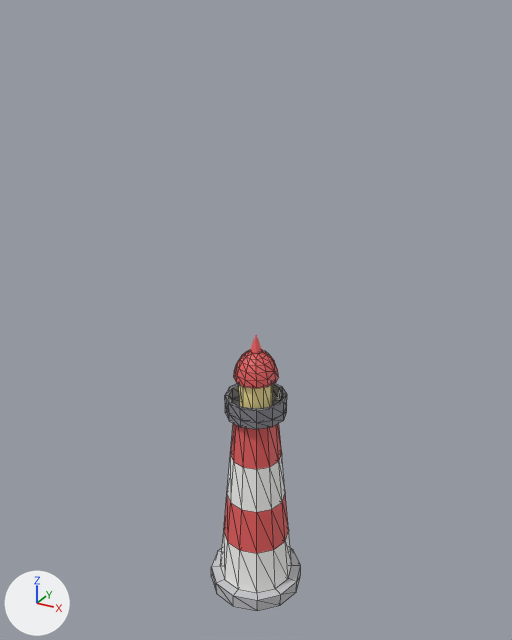
One commit to the glTF model public/studio/v2.15.0/d_lighthouse/model.glb: the scene before it, then after it.
Rendered twice from a 50 mm lens placed at (5.04, -9.17, 9.92), pointed at (-0.09, 0.16, 5.25). Arrows for +X, +Y and +Z are at lower left; the lights stay in place. The older version comes first. Mesh edges are drawn as thin lines on the coarser meshes. Where no turn or scale is listed for an object, it has been applied to the vertices.

Objects in the first picture: 'part0', 'part1', 'part2', 'part3', 'part4', 'part5', 'part6', 'part7', 'part8' and 1 more.
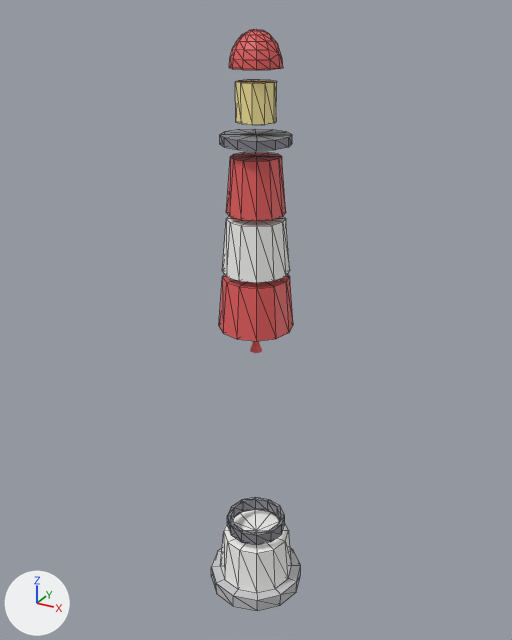
The change, as a list of edits to the scene's bpy script:
```text
Change me_geometry_2:
    used by ob_part2; location = (0.0, 0.0, 0.0)
    remove me_geometry_2.from_pydata(...)  # 26 vertices, 48 faces; spans x -0.6..0.6, y -0.6..0.6, z 1.09..1.93
    add me_geometry_2.from_pydata(...)  # 26 vertices, 48 faces; spans x -0.6..0.6, y -0.6..0.6, z 5.238..6.078
    me_geometry_2 part 1: the whole mesh is moved by (0.0, 0.0, 4.148)
Change me_geometry_3:
    used by ob_part3; location = (0.0, 0.0, 0.0)
    remove me_geometry_3.from_pydata(...)  # 26 vertices, 48 faces; spans x -0.525..0.525, y -0.525..0.525, z 1.93..2.77
    add me_geometry_3.from_pydata(...)  # 26 vertices, 48 faces; spans x -0.525..0.525, y -0.525..0.525, z 6.168..7.008
    me_geometry_3 part 2: the whole mesh is moved by (0.0, 0.0, 4.238)
Change me_geometry_4:
    used by ob_part4; location = (0.0, 0.0, 0.0)
    remove me_geometry_4.from_pydata(...)  # 26 vertices, 48 faces; spans x -0.45..0.45, y -0.45..0.45, z 2.77..3.61
    add me_geometry_4.from_pydata(...)  # 26 vertices, 48 faces; spans x -0.45..0.45, y -0.45..0.45, z 7.099..7.939
    me_geometry_4 part 3: the whole mesh is moved by (0.0, 0.0, 4.329)
Change me_geometry_5:
    used by ob_part5; location = (0.0, 0.0, 0.0)
    remove me_geometry_5.from_pydata(...)  # 26 vertices, 48 faces; spans x -0.525..0.525, y -0.525..0.525, z 3.61..3.74
    add me_geometry_5.from_pydata(...)  # 26 vertices, 48 faces; spans x -0.525..0.525, y -0.525..0.525, z 8.119..8.249
    me_geometry_5 part 4: the whole mesh is moved by (0.0, 0.0, 4.509)
Change me_geometry_6:
    used by ob_part6; location = (0.0, 0.0, 0.0)
    remove me_geometry_6.from_pydata(...)  # 48 vertices, 96 faces; spans x -0.525..0.525, y -0.525..0.525, z 3.74..3.96
    add me_geometry_6.from_pydata(...)  # 48 vertices, 96 faces; spans x -0.525..0.525, y -0.525..0.525, z 1.215..1.435
    me_geometry_6 part 5: the whole mesh is moved by (0.0, 0.0, -2.525)
Change me_geometry_7:
    used by ob_part7; location = (0.0, 0.0, 0.0)
    remove me_geometry_7.from_pydata(...)  # 22 vertices, 40 faces; spans x -0.29..0.29, y -0.276..0.276, z 3.74..4.29
    add me_geometry_7.from_pydata(...)  # 22 vertices, 40 faces; spans x -0.29..0.29, y -0.276..0.276, z 8.429..8.979
    me_geometry_7 part 6: the whole mesh is moved by (0.0, 0.0, 4.689)
Change me_geometry_8:
    used by ob_part8; location = (0.0, 0.0, 0.0)
    remove me_geometry_8.from_pydata(...)  # 62 vertices, 120 faces; spans x -0.375..0.375, y -0.375..0.375, z 4.29..4.79
    add me_geometry_8.from_pydata(...)  # 62 vertices, 120 faces; spans x -0.375..0.375, y -0.375..0.375, z 9.16..9.66
    me_geometry_8 part 7: the whole mesh is moved by (0.0, 0.0, 4.87)
```

Boxes (x1, y1, x2, y2) around the edits, measured in the pictures (512 x 640 px):
'part2', moved: before (224, 495, 288, 553); after (219, 274, 293, 341)
'part3', moved: before (227, 454, 285, 512); after (222, 216, 290, 283)
'part4', moved: before (230, 423, 282, 469); after (226, 152, 286, 221)
'part8', moved: before (234, 350, 278, 388); after (229, 29, 283, 70)
'part6', moved: before (225, 383, 287, 423); after (227, 497, 285, 545)
'part7', moved: before (239, 384, 273, 409); after (235, 80, 277, 125)
'part5', moved: before (225, 396, 287, 429); after (220, 129, 292, 151)
